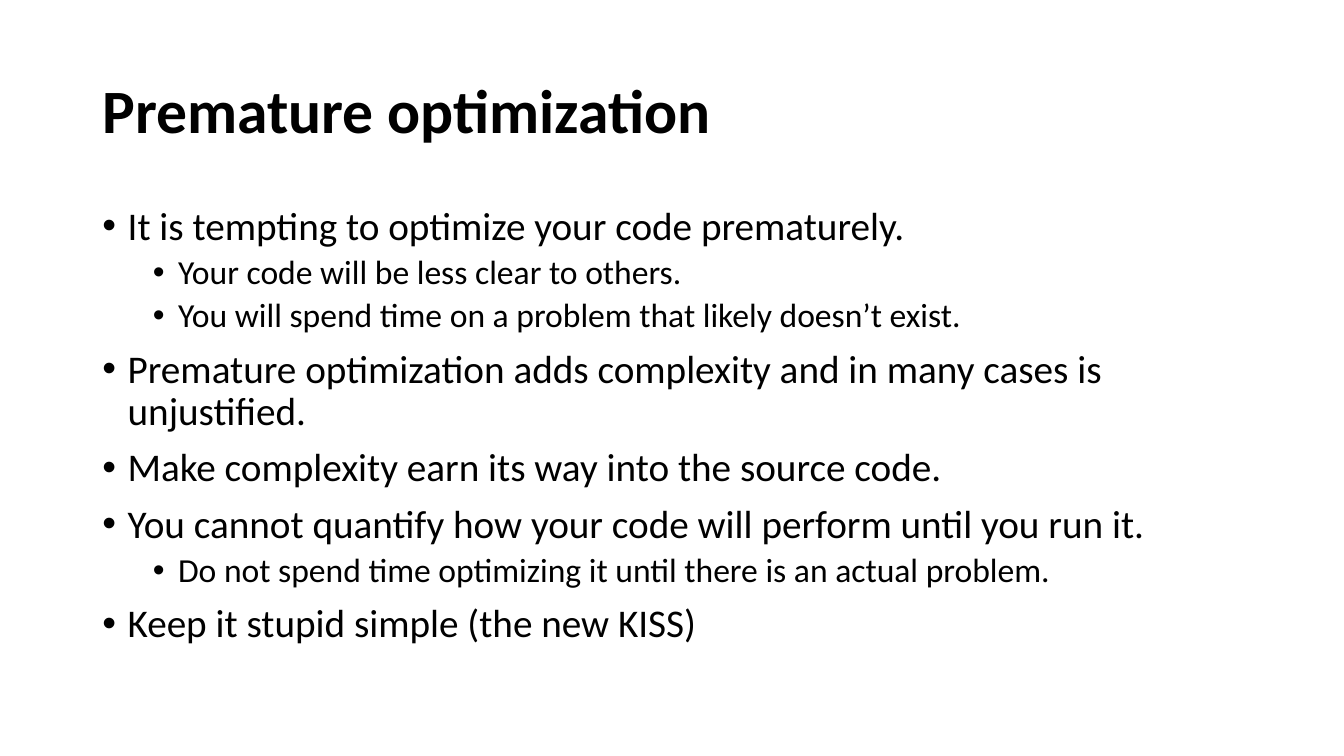
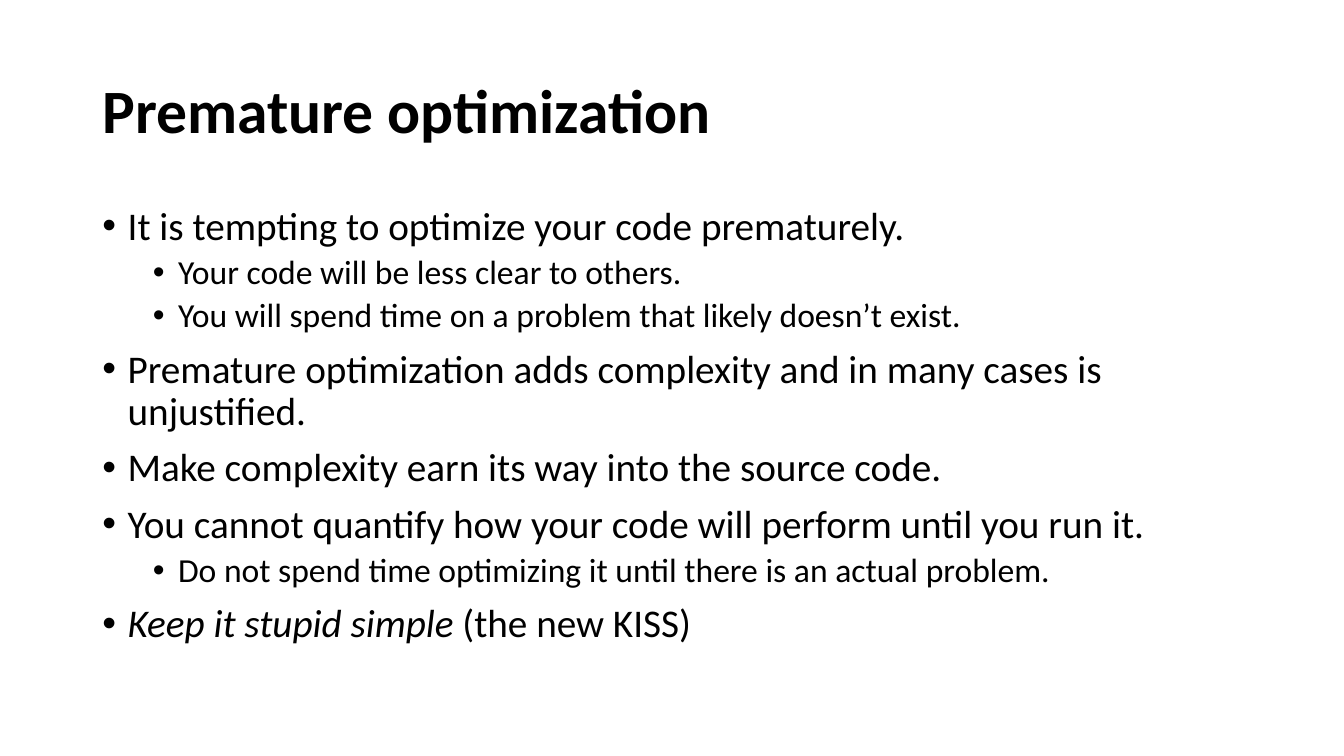
Before and after one commit to cebartling/test-driven, a slide deck: slide 12 of presentations/Introduction to Test-Driven Development.pptx. Drawn at 1344x756 pixels with LibreOffice and Linux fonts; fonts in the diff are those of the drawing. Boxes give left, top, right and bottom in pixels: in the first picture for what was removed or moved away, otherwise in the second. Text is boxed around its words. In the diff, an @@ line names an element or a change of style, - is before the commit and + after.

```diff
--- a/presentations/Introduction to Test-Driven Development.pptx
+++ b/presentations/Introduction to Test-Driven Development.pptx
@@ text at [128, 608, 691, 644]: italic on in "Keep it stupid simple" @@
```
Also in this commit, not shown: 10 other slides changed, 1 slide added, 2 slides removed.
